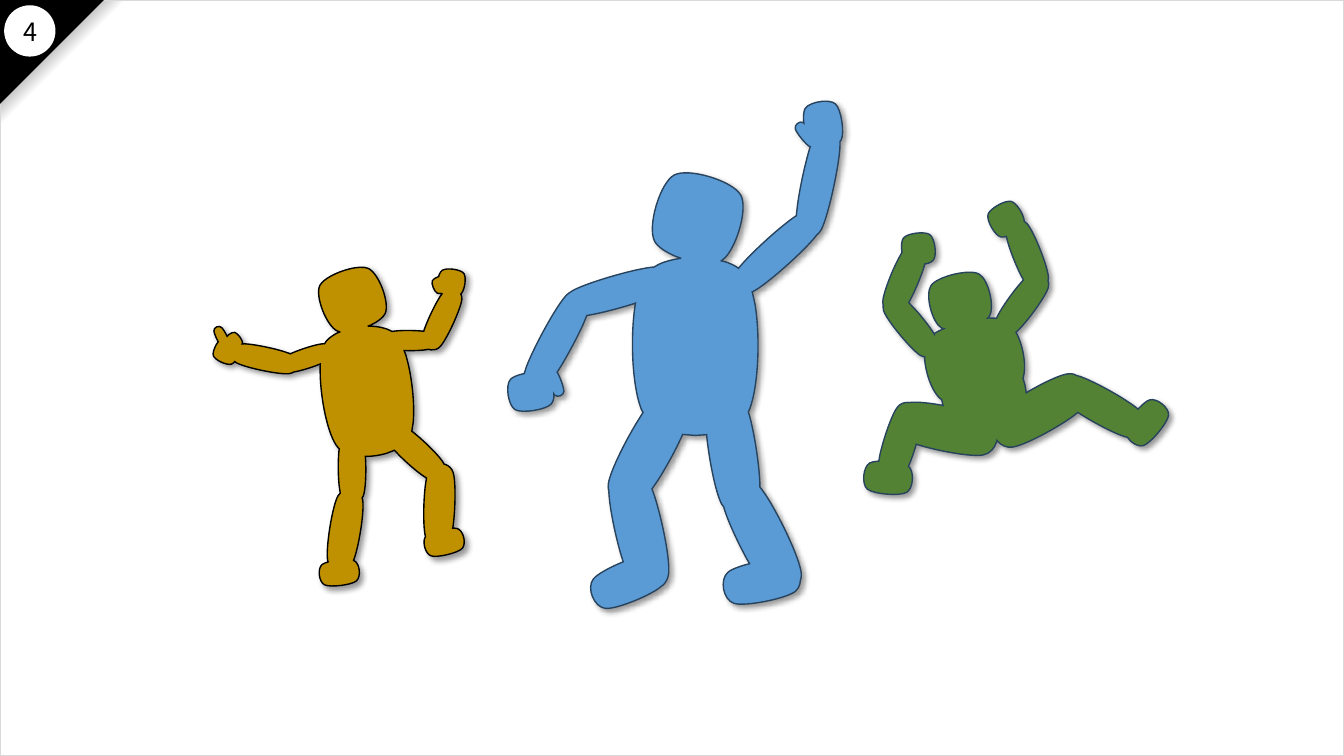
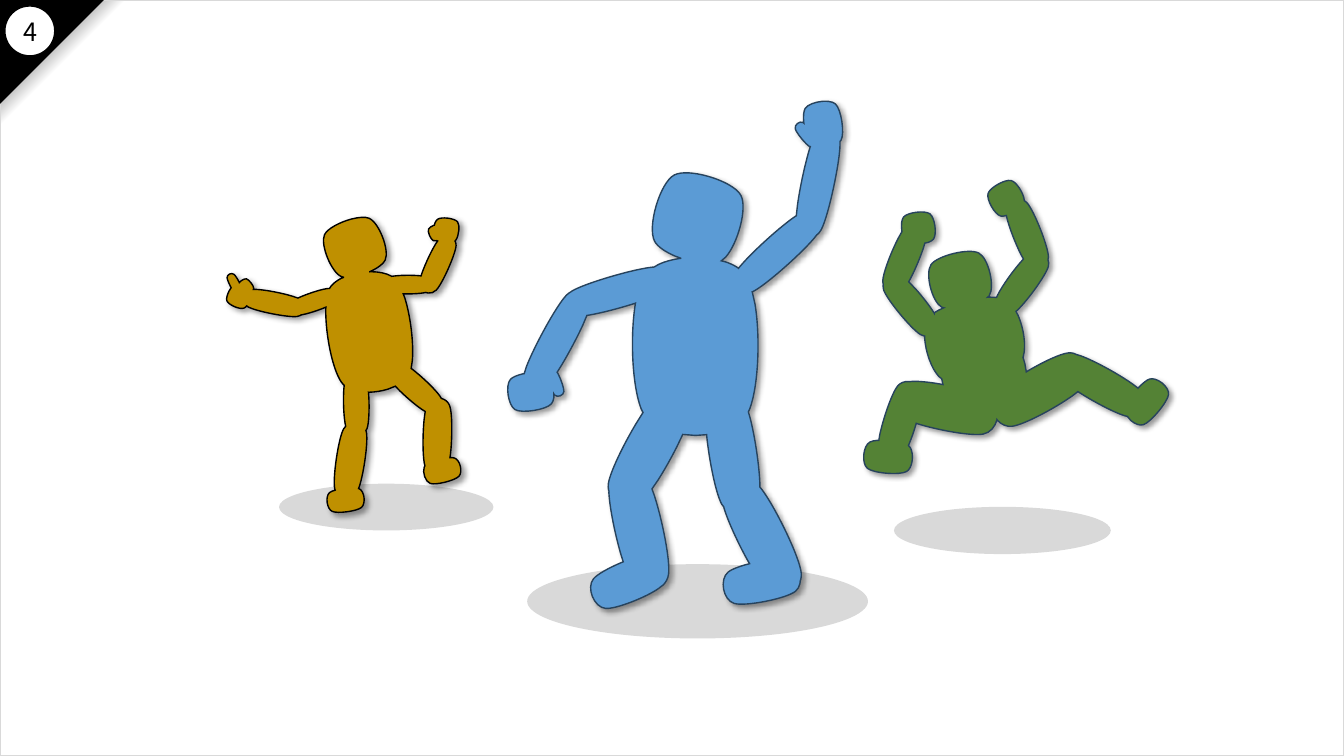
Before and after one commit to nakayama-kazuki/2021, a slide deck: slide 135 of pptx/power-punch-v2.pptx. Drawn at 1344x756 pixels with LibreOffice and Linux fonts; fonts in the diff are those of the drawing. Boxes give left, top, right and bottom in pixels: in the first picture for what was removed or moved away, otherwise in the second. Text is boxed around its words. In the diff, an @@ line names an element or a change of style, - is before the commit and + after.

Commit message:
updated

```diff
--- a/pptx/power-punch-v2.pptx
+++ b/pptx/power-punch-v2.pptx
@@ ellipse at [5,6,55,56]: outline #FFFFFF 1 pt to #000000 1 pt @@
@@ freeform shape: place and size @@
-freeform shape at [768,166,1177,575]
+freeform shape at [768,145,1177,554]
@@ freeform shape: place and size @@
-freeform shape at [205,255,499,597]
+freeform shape at [218,205,494,523]
@@ ellipse added at [279,484,494,530], fill #D9D9D9 @@
@@ ellipse added at [894,507,1111,555], fill #D9D9D9 @@
@@ ellipse added at [527,565,868,639], fill #D9D9D9 @@
```
Also in this commit, not shown: 126 other slides changed.
